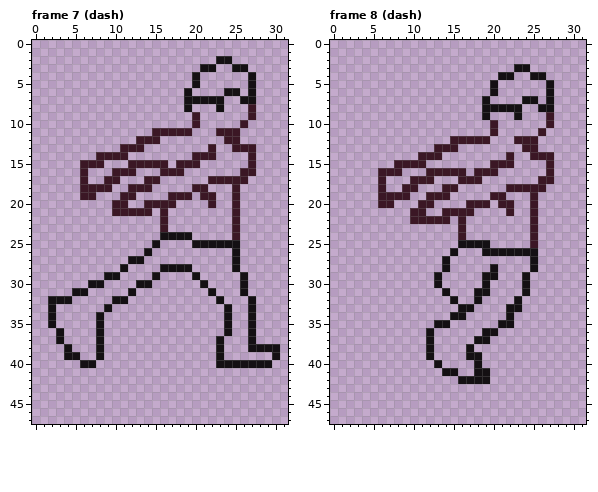
Pixel-art file, stored at assets/gfx/player.ase. Above: the version before the commit.
32x48 pixels, 9 frames. Shown: frame 7 (dash), frame 8 (dash).
The same view after the edit:
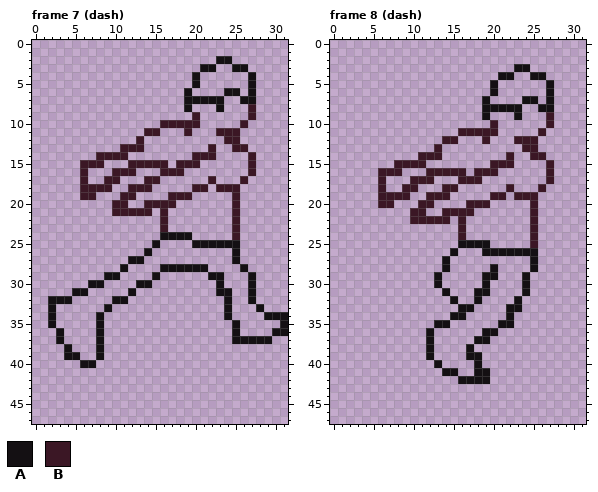
Palette (. is transparent): A #141013  B #3b1725
Edits made:
{"where": "frame 7 (dash), layer \"outline\""}
{"frame":7,"y":10,"x":16,"old":"....","new":"BBBB"}
{"frame":7,"y":11,"x":14,"old":".","new":"B"}
{"frame":7,"y":11,"x":16,"old":"BBB","new":"..."}
{"frame":7,"y":12,"x":14,"old":"BB","new":".."}
{"frame":7,"y":13,"x":27,"old":"B","new":"."}
{"frame":7,"y":16,"x":26,"old":"B","new":"."}
{"frame":7,"y":17,"x":23,"old":"BBB","new":"..."}
{"frame":7,"y":18,"x":23,"old":"..","new":"BB"}
{"frame":7,"y":19,"x":21,"old":"BB","new":".."}
{"frame":7,"y":20,"x":22,"old":"B","new":"."}
{"frame":7,"y":28,"x":20,"old":"..","new":"AA"}
{"frame":7,"y":28,"x":25,"old":"A.","new":".A"}
{"frame":7,"y":29,"x":20,"old":"A","new":"."}
{"frame":7,"y":29,"x":22,"old":"..","new":"AA"}
{"frame":7,"y":29,"x":26,"old":"A.","new":".A"}
{"frame":7,"y":30,"x":21,"old":"A","new":"."}
{"frame":7,"y":30,"x":23,"old":".","new":"A"}
{"frame":7,"y":30,"x":26,"old":"A.","new":".A"}
{"frame":7,"y":31,"x":22,"old":"A..","new":".AA"}
{"frame":7,"y":31,"x":26,"old":"A.","new":".A"}
{"frame":7,"y":32,"x":23,"old":"A.","new":".A"}
{"frame":7,"y":33,"x":27,"old":"A.","new":".A"}
{"frame":7,"y":34,"x":27,"old":"A","new":"."}
{"frame":7,"y":34,"x":29,"old":"...","new":"AAA"}
{"frame":7,"y":35,"x":24,"old":"A.","new":".A"}
{"frame":7,"y":35,"x":27,"old":"A","new":"."}
{"frame":7,"y":35,"x":31,"old":".","new":"A"}
{"frame":7,"y":36,"x":24,"old":"A.","new":".A"}
{"frame":7,"y":36,"x":27,"old":"A","new":"."}
{"frame":7,"y":36,"x":30,"old":"..","new":"AA"}
{"frame":7,"y":37,"x":23,"old":"A","new":"."}
{"frame":7,"y":37,"x":25,"old":"..","new":"AA"}
{"frame":7,"y":37,"x":28,"old":"..","new":"AA"}
{"frame":7,"y":38,"x":23,"old":"A","new":"."}
{"frame":7,"y":38,"x":27,"old":"AAAA","new":"...."}
{"frame":7,"y":39,"x":23,"old":"A","new":"."}
{"frame":7,"y":39,"x":30,"old":"A","new":"."}
{"frame":7,"y":40,"x":23,"old":"AAAAAAA","new":"......."}
{"where": "frame 8 (dash), layer \"outline\""}
{"frame":8,"y":11,"x":16,"old":"....","new":"BBBB"}
{"frame":8,"y":12,"x":14,"old":".","new":"B"}
{"frame":8,"y":12,"x":16,"old":"BBB","new":"..."}
{"frame":8,"y":13,"x":14,"old":"BB","new":".."}
{"frame":8,"y":14,"x":27,"old":"B","new":"."}
{"frame":8,"y":17,"x":26,"old":"B","new":"."}
{"frame":8,"y":18,"x":23,"old":"BBB","new":"..."}
{"frame":8,"y":19,"x":23,"old":"..","new":"BB"}
{"frame":8,"y":20,"x":21,"old":"BB","new":".."}
{"frame":8,"y":21,"x":22,"old":"B","new":"."}
{"label":"changed","picture_box":[144,120,192,144]}
{"label":"changed","picture_box":[200,144,256,208]}
{"label":"changed","picture_box":[192,264,288,368]}
{"label":"changed","picture_box":[442,128,490,152]}
{"label":"changed","picture_box":[498,152,554,216]}
